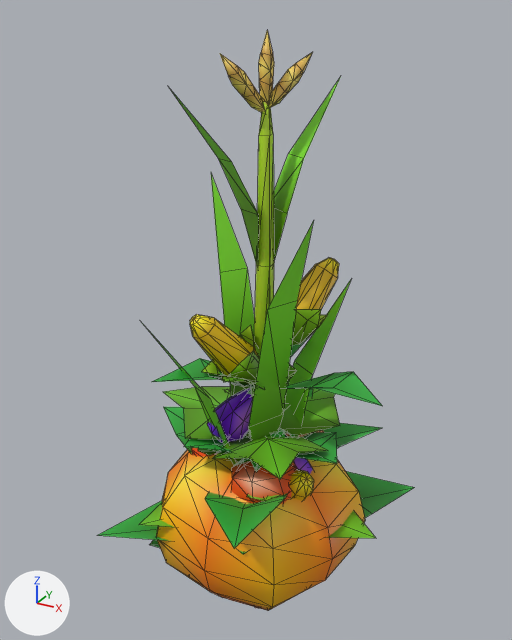
Before and after pictures for a commit that changed the glTF model public/models/plants_pack.glb.
Before and after are seen from a 50 mm camera at (0.635, -1.167, 1.223) aimed at (-0.027, 0.036, 0.622). Arrows for +X, +Y and +Z are at lower left; the lights stay in place. The first picture is the older version. Mesh edges are drawn as thin lines.

Before the edit, the objects in view are built like this:
```python
me_cube_074 = bpy.data.meshes.new('Cube.074')
me_cube_074.from_pydata(...)  # 272 vertices, 394 faces; spans x -0.239..0.291, y -0.229..0.265, z 0.0..0.565
me_cube_074.materials.append(mat_defaultmaterial)
me_cube_143 = bpy.data.meshes.new('Cube.143')
me_cube_143.from_pydata(...)  # 338 vertices, 500 faces; spans x -0.188..0.17, y -0.204..0.183, z 0.0..1.19
me_cube_143.materials.append(mat_defaultmaterial_003)
me_cube_152 = bpy.data.meshes.new('Cube.152')
me_cube_152.from_pydata(...)  # 279 vertices, 424 faces; spans x -0.304..0.294, y -0.3..0.284, z 0.0..0.591
me_cube_152.materials.append(mat_defaultmaterial_004)
ob_corn = bpy.data.objects.new('corn', me_cube_143)
ob_corn.location = (0.0, 0.0, 0.0)
ob_eggplant = bpy.data.objects.new('eggplant', me_cube_152)
ob_eggplant.location = (0.0, 0.0, 0.0)
ob_tomato = bpy.data.objects.new('tomato', me_cube_074)
ob_tomato.location = (0.0, 0.0, 0.0)
# also in view: 'strawberry' at (-0.003, -0.006, 0.212); 'pumpkin' at (0.0, 0.005, 0.196)
```
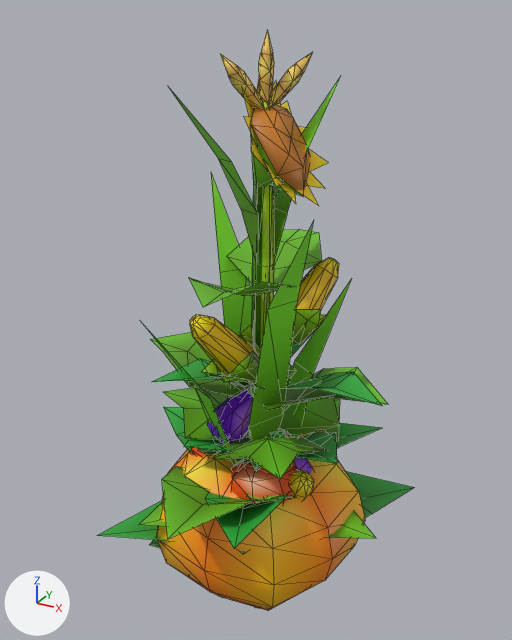
Pixel boxes [x1, y1, x2, y2] of what changed, in the pictures (512 x 640 px):
'sunflower', added
    after: [151, 78, 389, 539]

The edits, one by one:
Mesh me_cube_061 is new.
It has 105 vertices, 98 faces and spans x -0.29..0.288, y -0.344..0.345, z 0.075..1.114.
It uses material mat_defaultmaterial.
Object 'sunflower' (ob_sunflower) is new; it shows me_cube_061.
Its location is (0.0, 0.0, 0.0).
